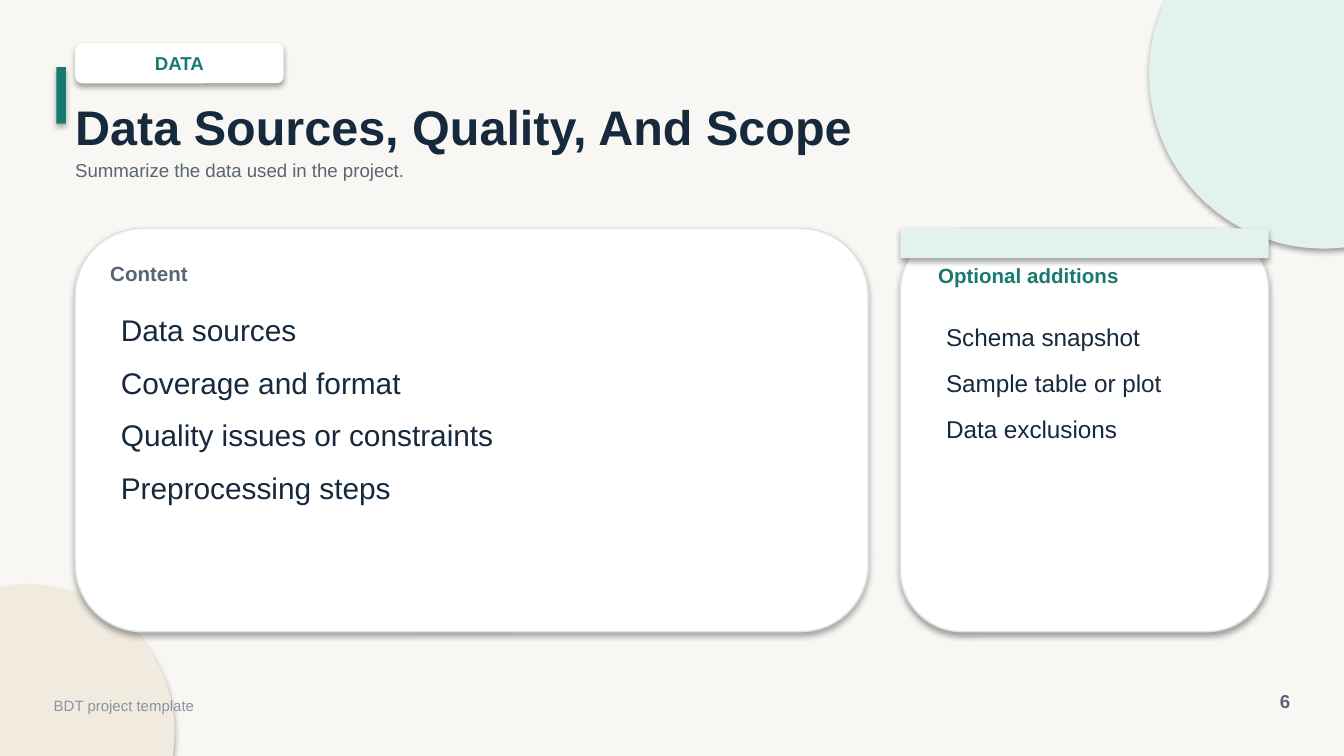
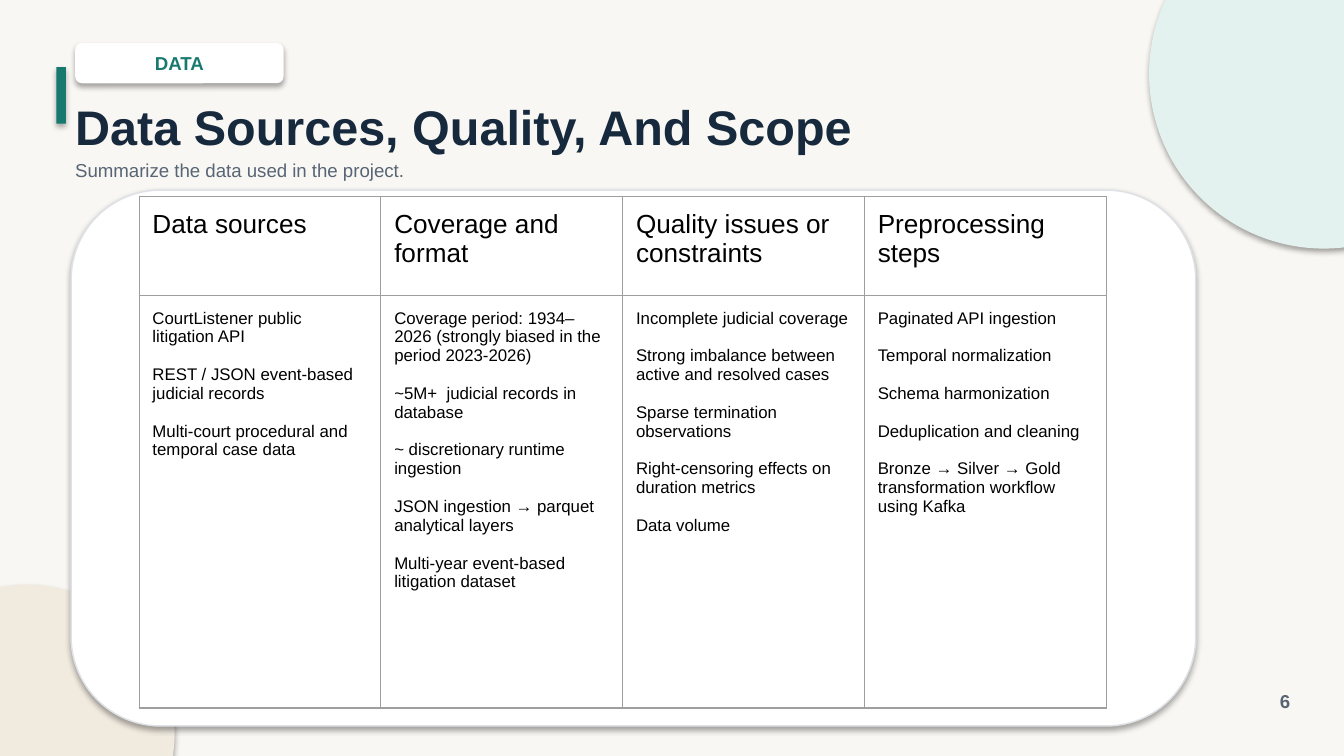
Before and after one commit to Big-data-court-hearings/project, a slide deck: slide 6 of docs/presentation/BDT_Project_Presentation.pptx. Drawn at 1344x756 pixels with LibreOffice and Linux fonts; fonts in the diff are those of the drawing. Boxes give left, top, right and bottom in pixels: in the first picture for what was removed or moved away, otherwise in the second. Text is boxed around its words. In the diff, an @@ line names an element or a change of style, - is before the commit and + after.

```diff
--- a/docs/presentation/BDT_Project_Presentation.pptx
+++ b/docs/presentation/BDT_Project_Presentation.pptx
@@ rounded rectangle: place and size @@
-rounded rectangle at (75, 228, 868, 632)
+rounded rectangle at (71, 190, 1196, 726)
@@ table added at (138, 196, 1106, 637), 2 rows, 4 columns @@
+Data sources | Coverage and format | Quality issues or constraints | Preprocessing steps
+CourtListener public litigation API / REST / JSON event-based judicial records / Multi-court procedural and temporal case data | Coverage period: 1934–2026 (strongly biased in the period 2023-2026) / ~5M+ judicial records in database / ~ discretionary runtime ingestion / JSON ingestion → parquet analytical layers / Multi-year event-based litigation dataset | Incomplete judicial coverage / Strong imbalance between active and resolved cases / Sparse termination observations / Right-censoring effects on duration metrics / Data volume | Paginated API ingestion / Temporal normalization / Schema harmonization / Deduplication and cleaning / Bronze → Silver → Gold transformation workflow using Kafka
@@ rounded rectangle removed at (900, 228, 1269, 632) @@
@@ rectangle removed at (900, 228, 1269, 258) @@
@@ text removed at (110, 266, 188, 281) @@
-Content
@@ text removed at (938, 268, 1118, 288) @@
-Optional additions
@@ text removed at (121, 320, 493, 505) @@
-Data sources
-Coverage and format
-Quality issues or constraints
-Preprocessing steps
@@ text removed at (946, 328, 1161, 439) @@
-Schema snapshot
-Sample table or plot
-Data exclusions
@@ text removed at (54, 700, 194, 714) @@
-BDT project template
```
Also in this commit, not shown: 11 other slides changed, 2 slides added, 2 slides removed, 3 other files.
